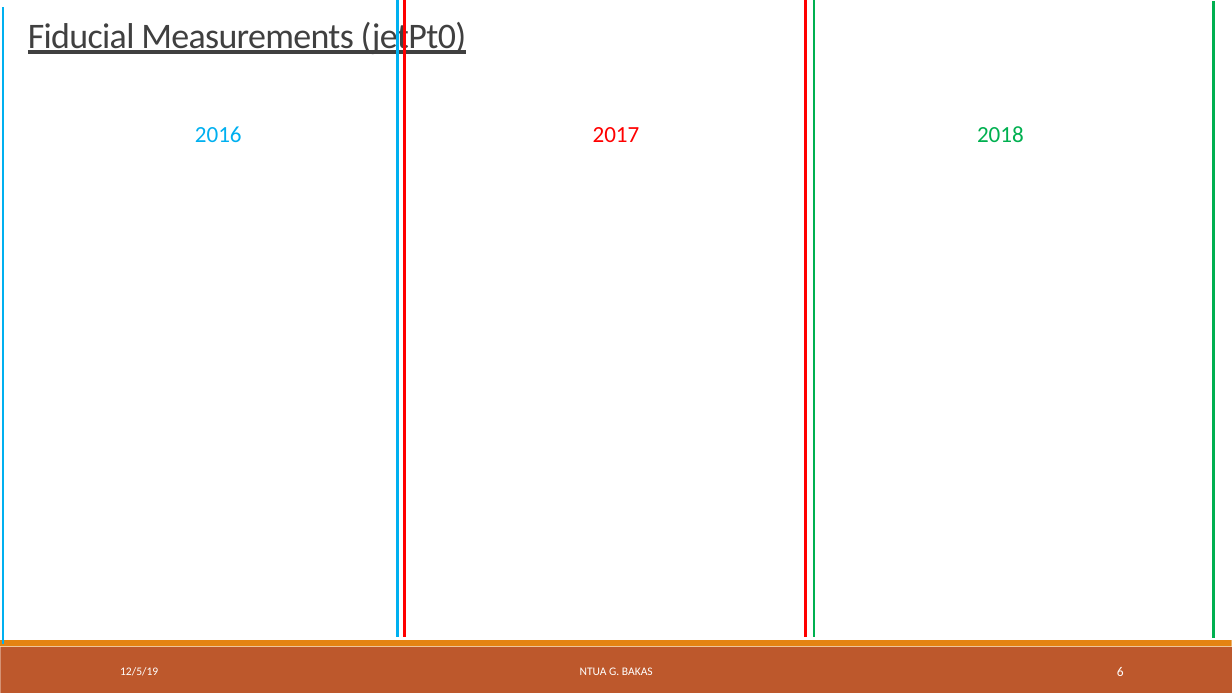
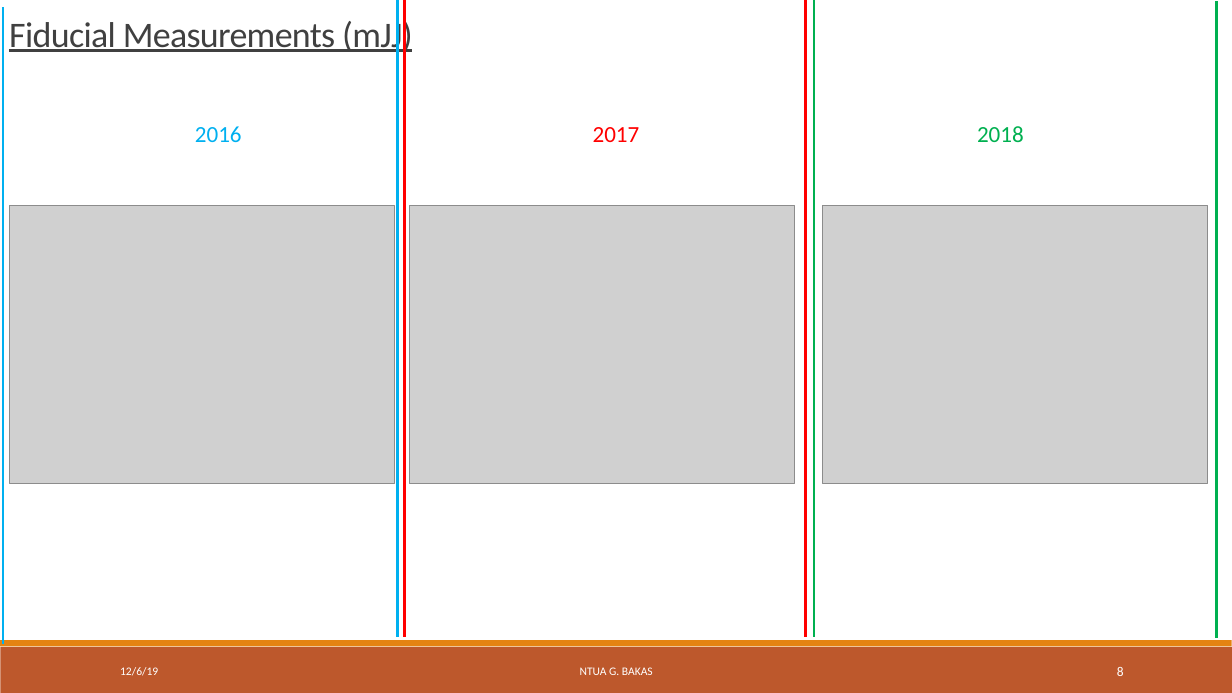
Before and after one commit to georgebakas/HEP-NTUA, a slide deck: slide 8 of Weekly Meetings/HEP_Weekly_6December2019.pptx (slide 6 before the commit). Drawn at 1232x693 pixels with LibreOffice and Linux fonts; fonts in the diff are those of the drawing; grey boxes stand for pictures; background and template pictures are left out. Boxes give left, top, right and bottom in pixels: in the first picture for what was removed or moved away, otherwise in the second. Text is boxed around its words. In the diff, an @@ line names an element or a change of style, - is before the commit and + after.

```diff
--- a/Weekly Meetings/HEP_Weekly_6December2019.pptx
+++ b/Weekly Meetings/HEP_Weekly_6December2019.pptx
@@ text at [9,17,413,56]: text changed @@
-Fiducial Measurements (jetPt0)
+Fiducial Measurements (mJJ)
@@ picture added at [9,205,395,483] @@
@@ picture added at [409,205,795,483] @@
@@ picture added at [823,205,1208,483] @@
@@ text at [120,667,158,676]: text changed @@
-12/5/19
+12/6/19
@@ page number at [1117,667,1124,676]: text changed @@
-6
+8
```
Also in this commit, not shown: 4 other slides changed, 4 slides added, 33 other files.
